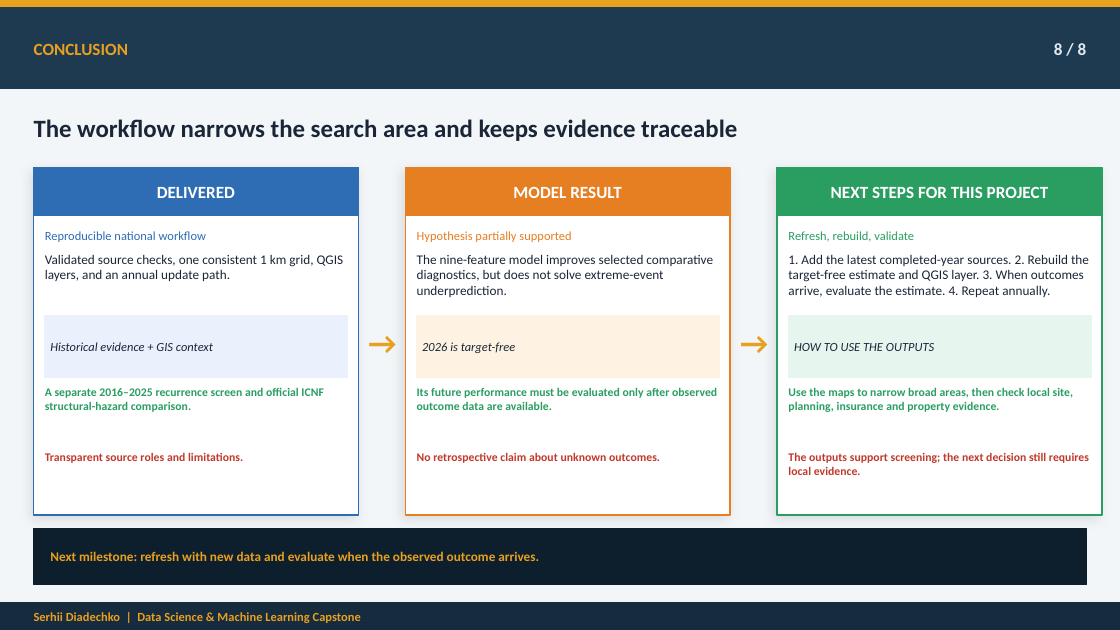
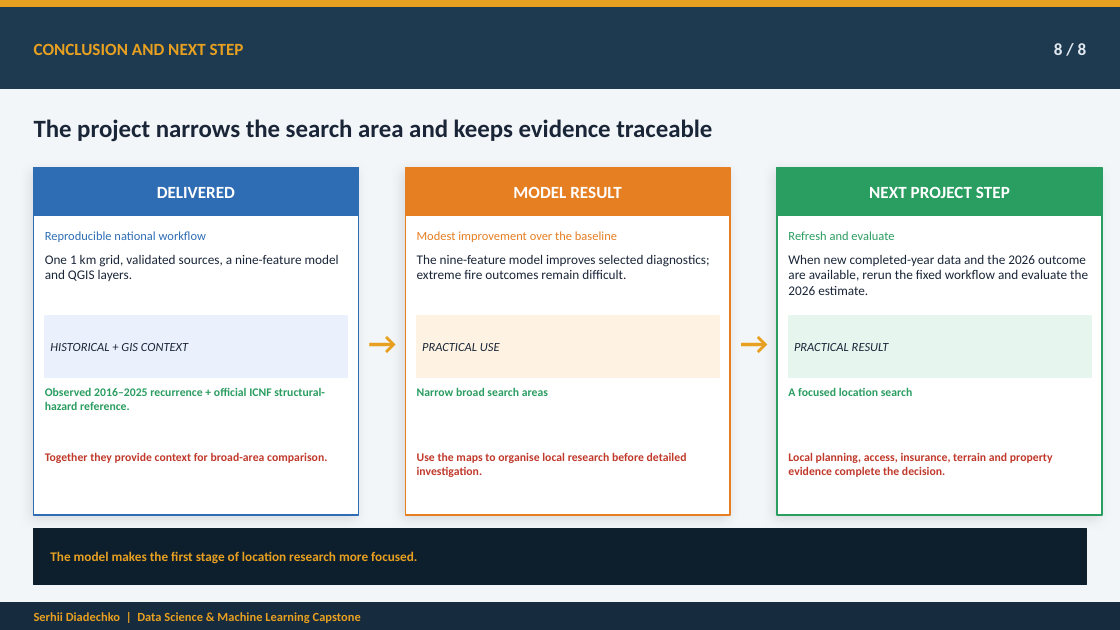
Before and after one commit to serhii-diadechko-git/wildfire_property_screening_portugal, a slide deck: slide 8 of reports/presentation/wildfire_exposure_screening_capstone_final.pptx. Drawn at 1120x630 pixels with LibreOffice and Linux fonts; fonts in the diff are those of the drawing. Boxes give left, top, right and bottom in pixels: in the first picture for what was removed or moved away, otherwise in the second. Text is boxed around its words. In the diff, an @@ line names an element or a change of style, - is before the commit and + after.

```diff
--- a/reports/presentation/wildfire_exposure_screening_capstone_final.pptx
+++ b/reports/presentation/wildfire_exposure_screening_capstone_final.pptx
@@ text at (x1=34, y1=44, x2=244, y2=55): text changed @@
-CONCLUSION
+CONCLUSION AND NEXT STEP
@@ text at (x1=34, y1=119, x2=712, y2=141): text changed @@
-The workflow narrows the search area and keeps evidence traceable
+The project narrows the search area and keeps evidence traceable
@@ text at (x1=869, y1=187, x2=1010, y2=198): text changed @@
-NEXT STEPS FOR THIS PROJECT
+NEXT PROJECT STEP
@@ text at (x1=417, y1=231, x2=617, y2=242): text changed @@
-Hypothesis partially supported
+Modest improvement over the baseline
@@ text at (x1=788, y1=231, x2=894, y2=240): text changed @@
-Refresh, rebuild, validate
+Refresh and evaluate
@@ text at (x1=45, y1=254, x2=339, y2=281): text changed @@
-Validated source checks, one consistent 1 km grid, QGIS layers, and an annual update path.
+One 1 km grid, validated sources, a nine-feature model and QGIS layers.
@@ text at (x1=417, y1=254, x2=709, y2=279): text changed @@
-The nine-feature model improves selected comparative diagnostics, but does not solve extreme-event underprediction.
+The nine-feature model improves selected diagnostics; extreme fire outcomes remain difficult.
@@ text at (x1=788, y1=254, x2=1088, y2=295): text changed @@
-1. Add the latest completed-year sources. 2. Rebuild the target-free estimate and QGIS layer. 3. When outcomes arrive, evaluate the estimate. 4. Repeat annually.
+When new completed-year data and the 2026 outcome are available, rerun the fixed workflow and evaluate the 2026 estimate.
@@ text at (x1=50, y1=343, x2=188, y2=351): text changed @@
-Historical evidence + GIS context
+HISTORICAL + GIS CONTEXT
@@ text at (x1=422, y1=343, x2=500, y2=351): text changed @@
-2026 is target-free
+PRACTICAL USE
@@ text at (x1=794, y1=343, x2=889, y2=351): text changed @@
-HOW TO USE THE OUTPUTS
+PRACTICAL RESULT
@@ text at (x1=45, y1=388, x2=325, y2=410): text changed @@
-A separate 2016–2025 recurrence screen and official ICNF structural-hazard comparison.
+Observed 2016–2025 recurrence + official ICNF structural-hazard reference.
@@ text at (x1=417, y1=387, x2=548, y2=396): text changed @@
-Its future performance must be evaluated only after observed outcome data are available.
+Narrow broad search areas
@@ text at (x1=788, y1=387, x2=913, y2=396): text changed @@
-Use the maps to narrow broad areas, then check local site, planning, insurance and property evidence.
+A focused location search
@@ text at (x1=45, y1=452, x2=327, y2=463): text changed @@
-Transparent source roles and limitations.
+Together they provide context for broad-area comparison.
@@ text at (x1=417, y1=452, x2=687, y2=477): text changed @@
-No retrospective claim about unknown outcomes.
+Use the maps to organise local research before detailed investigation.
@@ text at (x1=788, y1=452, x2=1053, y2=477): text changed @@
-The outputs support screening; the next decision still requires local evidence.
+Local planning, access, insurance, terrain and property evidence complete the decision.
@@ text at (x1=50, y1=551, x2=417, y2=564): text changed @@
-Next milestone: refresh with new data and evaluate when the observed outcome arrives.
+The model makes the first stage of location research more focused.
```
Also in this commit, not shown: 2 other slides changed, 2 other files.
